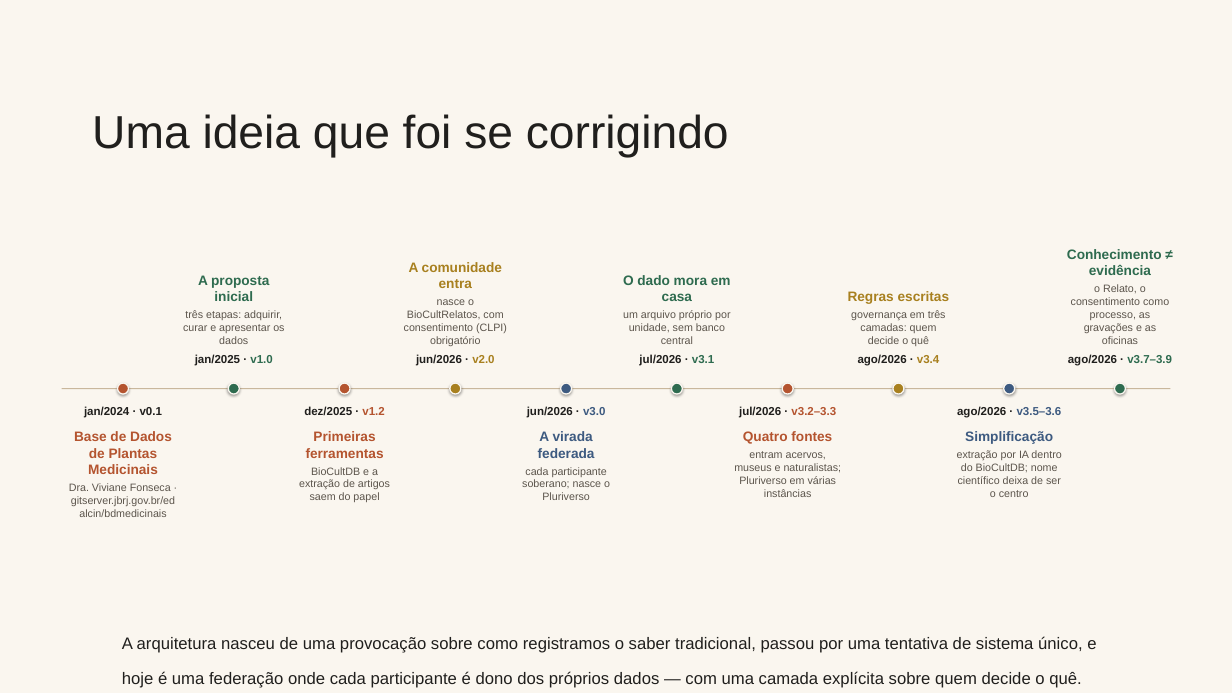
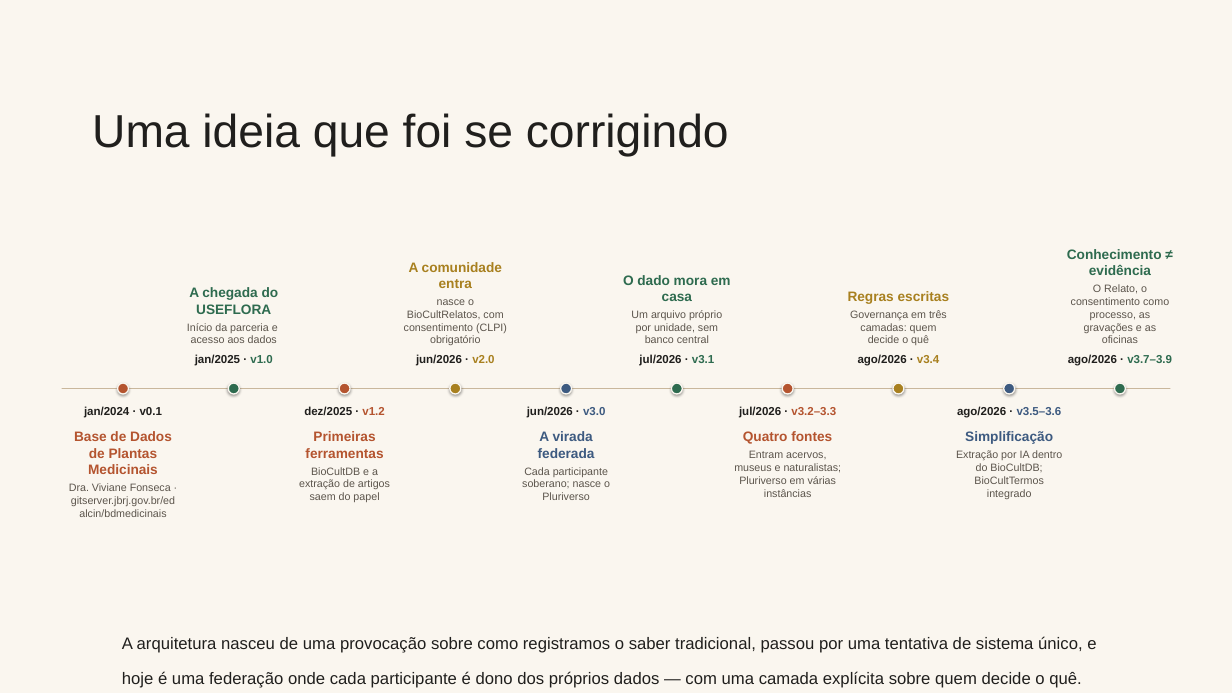
Before and after one commit to edalcin/Arquitetura-BioCultural, a slide deck: slide 17 of docs/apresentacoes/Arquitetura BioCultural v2.pptx. Drawn at 1232x693 pixels with LibreOffice and Linux fonts; fonts in the diff are those of the drawing. Boxes give left, top, right and bottom in pixels: in the first picture for what was removed or moved away, otherwise in the second. Text is boxed around its words. In the diff, an @@ line names an element or a change of style, - is before the commit and + after.

```diff
--- a/docs/apresentacoes/Arquitetura BioCultural v2.pptx
+++ b/docs/apresentacoes/Arquitetura BioCultural v2.pptx
@@ text at <box>187,287,279,343</box>: text changed @@
-A proposta inicial
-três etapas: adquirir, curar e apresentar os dados
+A chegada do
+USEFLORA
+Início da parceria e
+acesso aos dados
@@ text at <box>1071,284,1169,343</box>: text changed @@
-o Relato, o consentimento como processo, as gravações e as oficinas
+O Relato, o consentimento como processo, as gravações e as oficinas
@@ text at <box>631,310,722,343</box>: text changed @@
-um arquivo próprio por unidade, sem banco central
+Um arquivo próprio por unidade, sem banco central
@@ text at <box>850,310,947,345</box>: text changed @@
-governança em três camadas: quem decide o quê
+Governança em três camadas: quem decide o quê
@@ text at <box>522,467,610,500</box>: text changed @@
-cada participante soberano; nasce o Pluriverso
+Cada participante soberano; nasce o Pluriverso
@@ text at <box>734,450,842,497</box>: text changed @@
-entram acervos, museus e naturalistas; Pluriverso em várias instâncias
+Entram acervos, museus e naturalistas; Pluriverso em várias instâncias
@@ text at <box>956,450,1062,499</box>: text changed @@
-extração por IA dentro do BioCultDB; nome científico deixa de ser o centro
+Extração por IA dentro do BioCultDB; BioCultTermos integrado
```
Also in this commit, not shown: 1 slide added, 2 slides removed, 2 other files.
